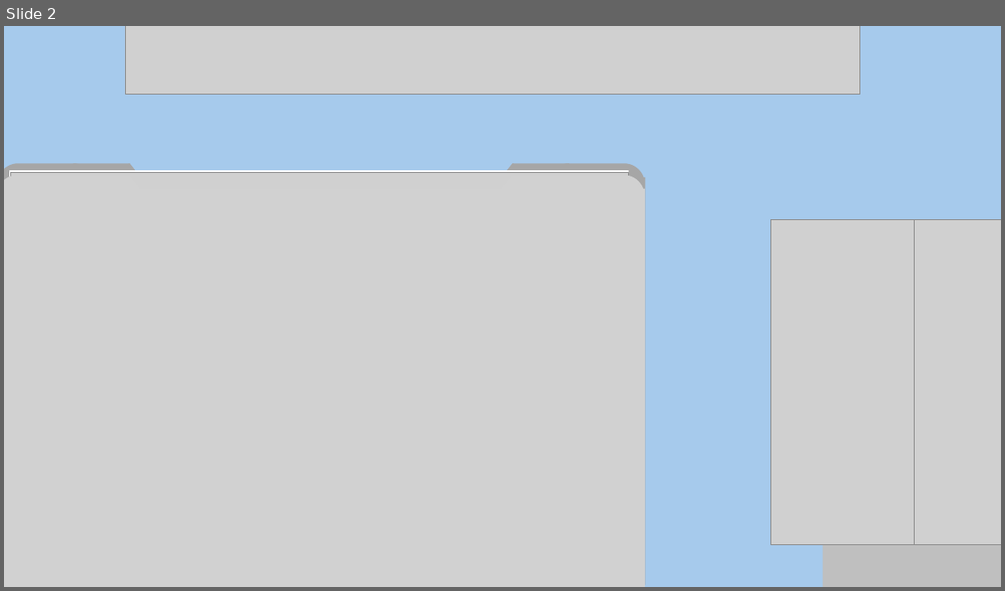
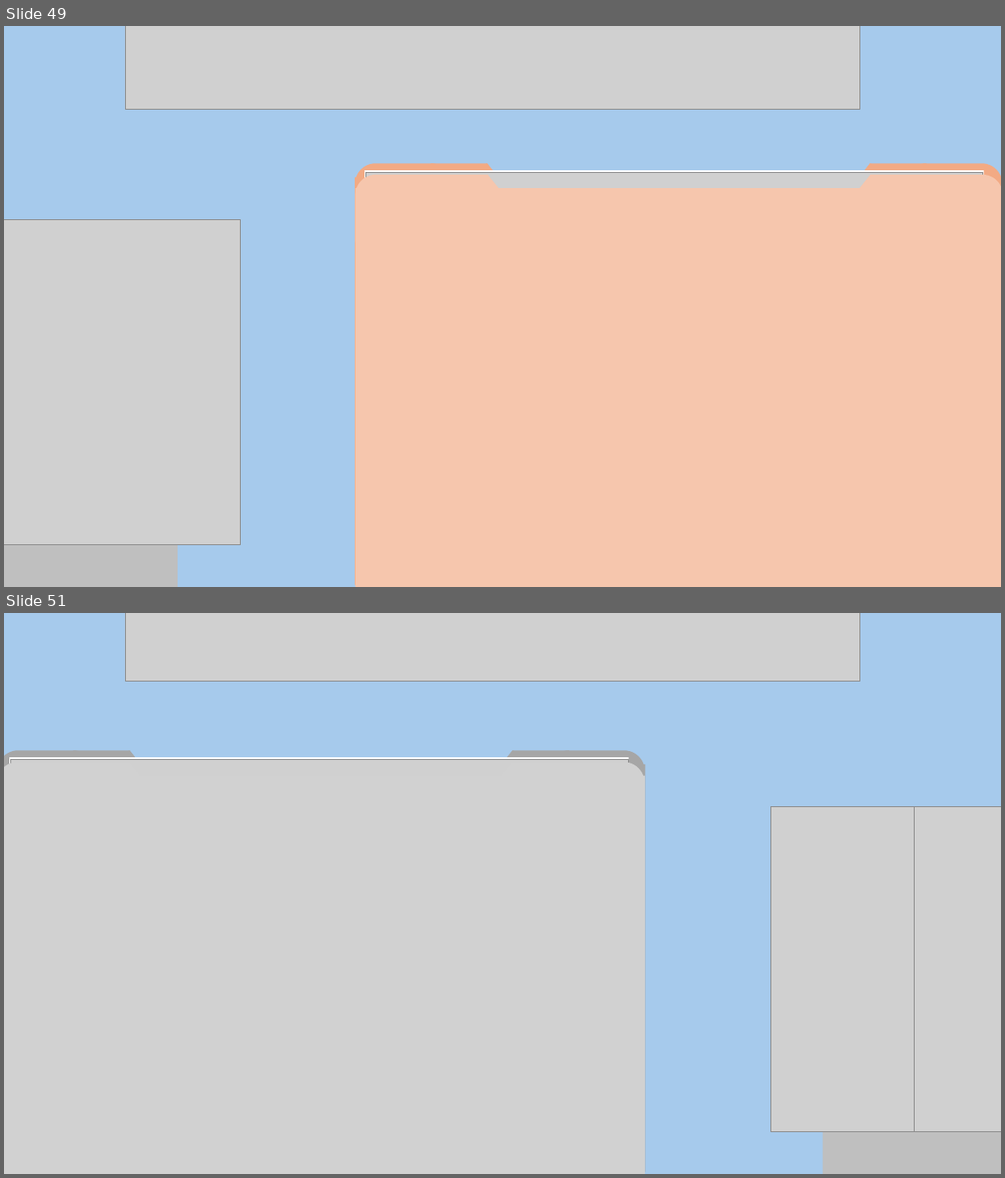
Before and after one commit to MurarBalint/vizsgaremek, a slide deck: Docs/HMD-MB_Vizsgaremek.pptx. Shown one above the other, each under a label of ours: slide 2 before the commit, slides 49 and 51 after it; the slides between them are not shown. The pictures are 1005x591 and 1005x1178 pixels, drawn with LibreOffice and Linux fonts; fonts in the diff are those of the drawing; grey boxes stand for pictures; background and template pictures are left out. Boxes give left, top, right and bottom in pixels: in the first picture for what was removed or moved away, otherwise in the second. Text is boxed around its words. In the diff, an @@ line names an element or a change of style, - is before the commit and + after.

```diff
--- a/Docs/HMD-MB_Vizsgaremek.pptx
+++ b/Docs/HMD-MB_Vizsgaremek.pptx
@@ slide 49 added at <box>4,26,1001,587</box>, background #A6CAEC @@
@@ picture added at <box>125,26,860,110</box> @@
@@ rectangle added at <box>364,170,984,585</box>, fill #FFFFFF @@
@@ picture added at <box>365,173,983,212</box> @@
@@ group added at <box>355,164,1001,585</box>: 3 rectangles, 2 rounded rectangles, 2 triangles @@
@@ group added at <box>356,175,1001,587</box>: 3 rectangles, 2 rounded rectangles, 2 triangles @@
@@ picture added at <box>4,220,97,544</box> @@
@@ picture added at <box>4,220,241,544</box> @@
@@ snip same rect added at <box>4,497,187,523</box>, fill #D9D9D9 @@
@@ rectangle added at <box>4,523,178,587</box>, fill #BFBFBF @@
@@ what was slide 2 is now slide 51 @@
```
Also in this commit, not shown: 48 other slides added.
